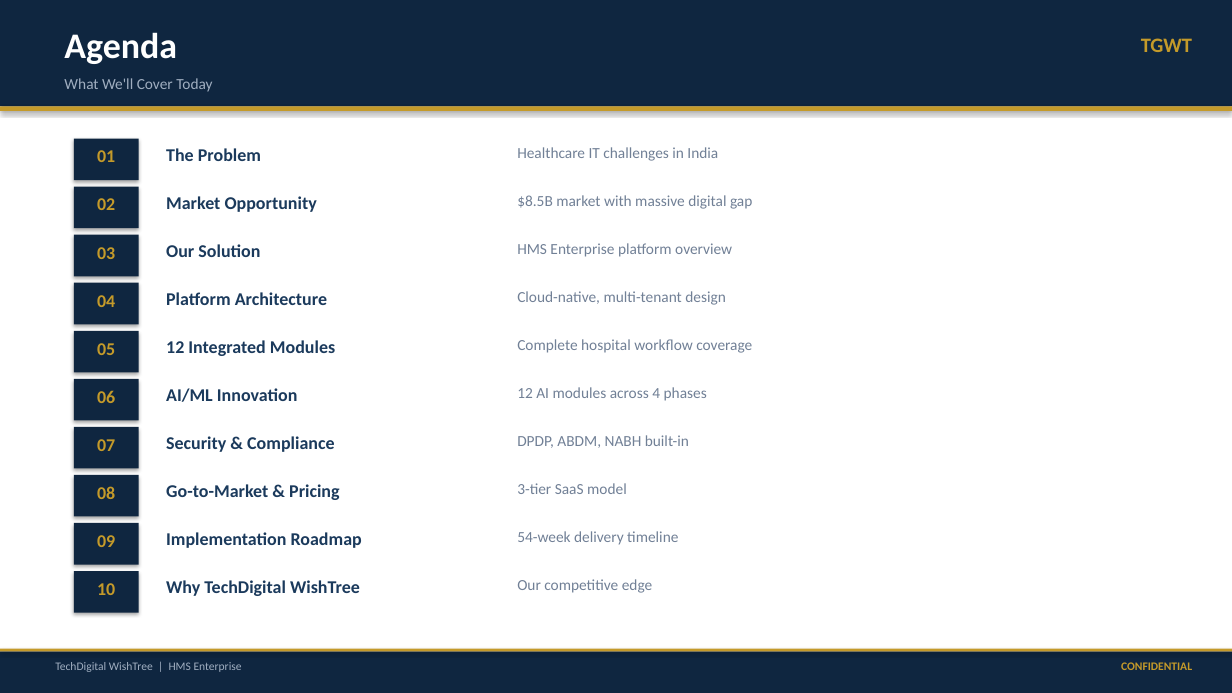
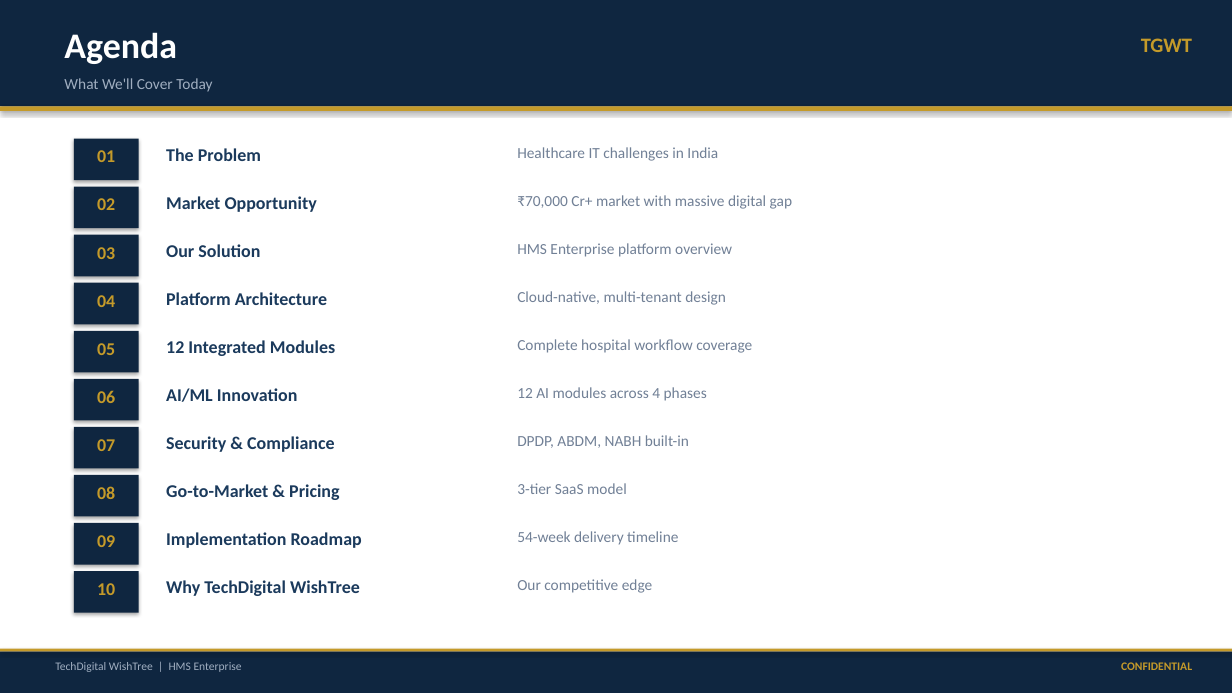
Before and after one commit to aksatyam/hms-tenent, a slide deck: slide 2 of docs/presentations/HMS_Enterprise_Client_Pitch_Deck.pptx. Drawn at 1232x693 pixels with LibreOffice and Linux fonts; fonts in the diff are those of the drawing. Boxes give left, top, right and bottom in pixels: in the first picture for what was removed or moved away, otherwise in the second. Text is boxed around its words. In the diff, an @@ line names an element or a change of style, - is before the commit and + after.

```diff
--- a/docs/presentations/HMS_Enterprise_Client_Pitch_Deck.pptx
+++ b/docs/presentations/HMS_Enterprise_Client_Pitch_Deck.pptx
@@ text at (517,195,792,209): text changed @@
-$8.5B market with massive digital gap
+₹70,000 Cr+ market with massive digital gap
```
Also in this commit, not shown: 4 other slides changed, 1 other file.
